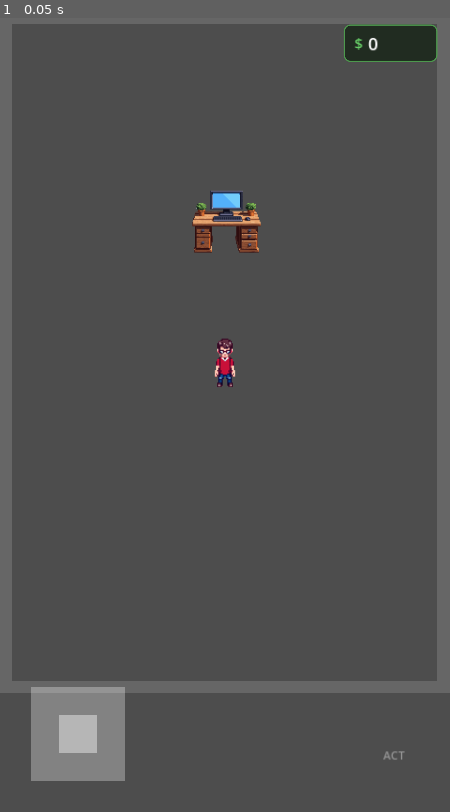
Above: before the commit, frame 1.
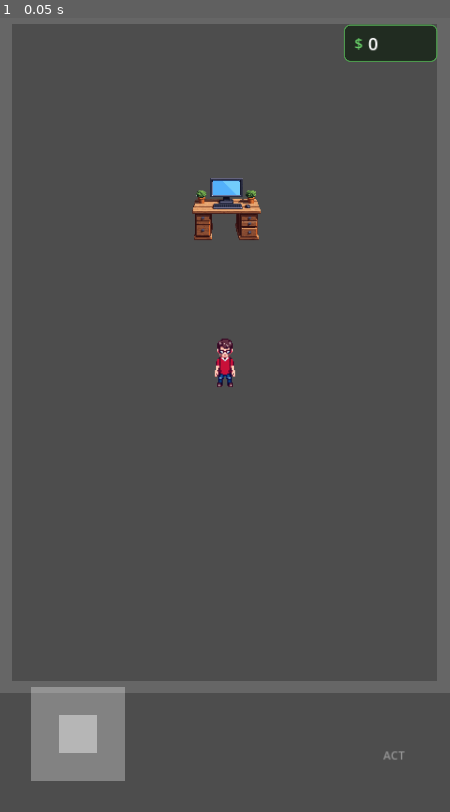
Above: after the commit, the same moment.

Repository: krlz-dev/flame
Game: Godot game, scene res://main.tscn
Two runs of this game, one before a commit and one after it. Both use one fixed random seed, a clock stepped at 60 frames per second and the inputs below.
Inputs:
- Up to frame 1 (0.05 s): no input

The runs differ from the first frame. In frame 1, 0.9% of the frame differs, in the area x 42-58%, y 20-30%.

Commit message:
Fix Y-sort: desk at visual center for half/half effect
- Position desk entity at visual CENTER (not back/front)
- No sprite offset - sprite naturally centered on position
- Y-sort point at middle creates proper depth transition:
  - Walk above center → appear BEHIND desk
  - Walk below center → appear IN FRONT of desk
- Smaller centered collision allows passing around edges

🤖 Generated with [Claude Code](https://claude.com/claude-code)

Co-Authored-By: Claude Opus 4.5 <noreply@anthropic.com>

Diff:
--- a/entities/entity_factory.gd
+++ b/entities/entity_factory.gd
@@ -160,23 +160,22 @@
 	entity.set_meta("collision", collision)
 
 	# Create visual using desk sprite
-	# Position is at BACK of desk (top edge) for Y-sorting
-	# Sprite offset pushes visual DOWN so front of desk has higher Y
+	# Position at VISUAL CENTER for Y-sorting (half behind, half in front effect)
 	var desk_sprite = Sprite2D.new()
 	var texture = _load_texture("res://assets/objects/desk_pc.png")
 	if texture:
 		desk_sprite.texture = texture
-	desk_sprite.scale = Vector2(1.5, 1.5)  # Scale up desk
-	desk_sprite.offset = Vector2(0, 40)  # Positive = push down, back edge at position
+	desk_sprite.scale = Vector2(1.5, 1.5)  # Scale up desk (144x144 visual)
+	# No offset - sprite centered on position = Y-sort at visual center
 	entity.add_child(desk_sprite)
 
-	# Collision only covers back portion of desk (monitor area)
-	# Front (keyboard) area has no collision so player can get close
+	# Small collision at desk center - allows walking around edges
+	# Player can pass behind (above) and in front (below)
 	var collision_shape = CollisionShape2D.new()
 	var rect_shape = RectangleShape2D.new()
-	rect_shape.size = Vector2(110, 30)  # Wide but short
+	rect_shape.size = Vector2(90, 25)  # Narrow collision band
 	collision_shape.shape = rect_shape
-	collision_shape.position = Vector2(0, 20)  # Only desk back/middle area
+	collision_shape.position = Vector2(0, 0)  # Centered
 	entity.add_child(collision_shape)
 
 	return entity
--- a/world.gd
+++ b/world.gd
@@ -50,8 +50,8 @@
 	interaction_system.set_player(player)
 	work_system.set_player(player)
 
-	# Create workstation (desk with PC)
-	workstation = EntityFactory.create_workstation(Vector2(360, 280))
+	# Create workstation (desk with PC) - position is visual center for Y-sort
+	workstation = EntityFactory.create_workstation(Vector2(360, 320))
 	add_child(workstation)
 
 	# Create walls
